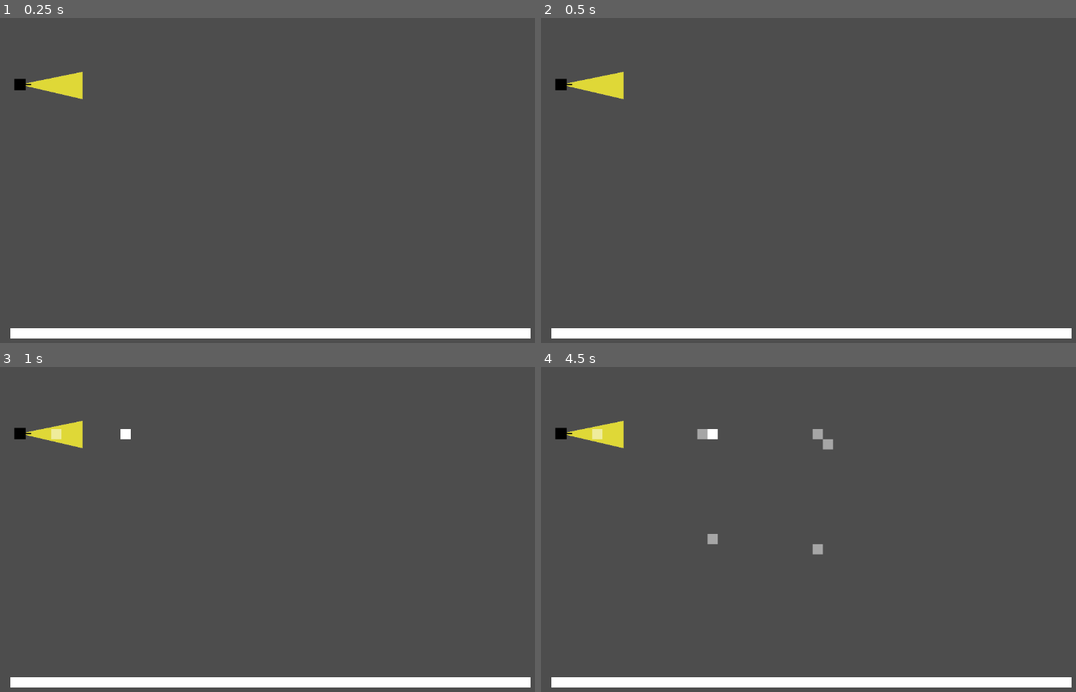
Above: before the commit, frames 1-4 (two rows, left to right).
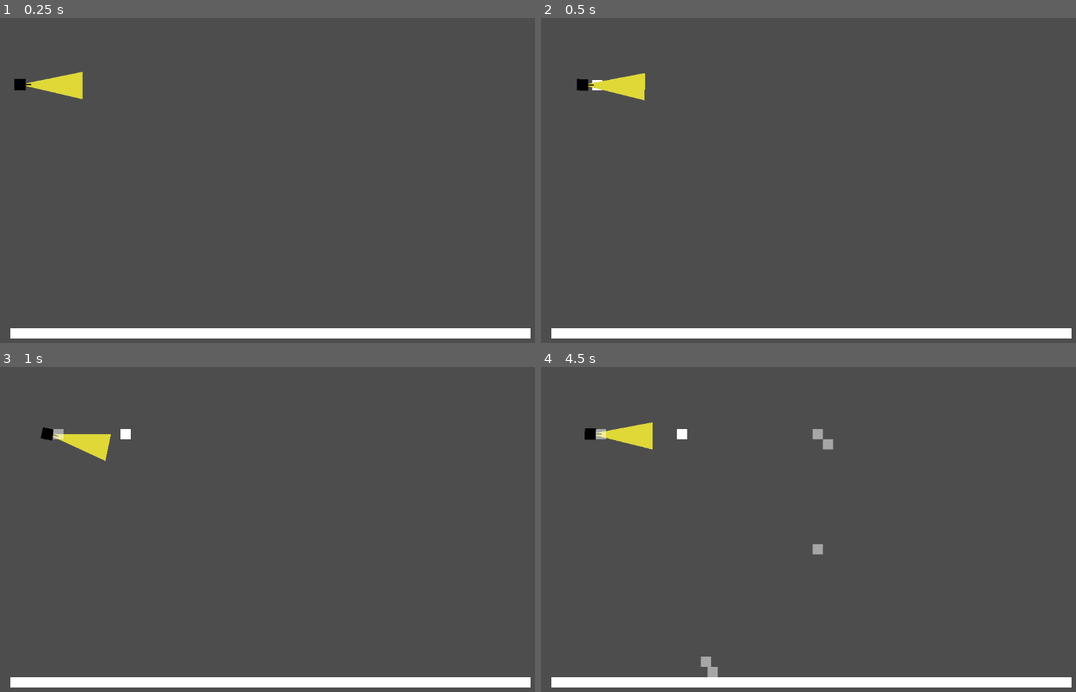
Above: after the commit, the same moments.

Repository: mk5med/godot-starting-fresh
Game: Godot game, scene res://scenes/main_scene.tscn
Same seed, same stepped clock (60 frames per second), same inputs: the game is played once before the commit and once after it.
Inputs:
- Up to frame 1 (0.25 s): no input
- Up to frame 2 (0.5 s): no input
- Up to frame 3 (1 s): tap Enter at 0.5 s; hold Right (ui_right) from 0.53 s (still down); tap \ (start_fresh) at 0.6 s
- Up to frame 4 (4.5 s): release Right (ui_right) at 1.28 s; hold Down (ui_down) 1.28-2.03 s; tap \ (start_fresh) every 0.75 s from 1.35 to 4.35 s; hold Right (ui_right) 2.03-2.78 s; hold Up (ui_up) 2.78-3.53 s; hold Left (ui_left) from 3.53 s (still down)

Frame 1 is identical in both runs. In frame 2, 0.7% of the frame differs, in the area x 2-20%, y 16-26%; in frame 3, 0.8%; in frame 4, 1.2%, in the area x 2-34%, y 16-96%.
Error before the commit: Parse Error: Class "Enemy" hides a global script class. (res://components/enemy/enemy.tscn::GDScript_6fuhi:2)

Commit message:
Add enemy search action

Diff:
--- a/components/enemy/Alertness.gd
+++ b/components/enemy/Alertness.gd
@@ -1,7 +1,7 @@
 class_name Alertness
 enum ALERT_LEVEL { CALM, LOW, HIGH }
 var alert: float = 0
-var speed: float = 2
+var speed: float = 3
 var baseAlert: float = 0
 var alertLevel: ALERT_LEVEL = ALERT_LEVEL.CALM
 
--- a/components/enemy/Hunt.gd
+++ b/components/enemy/Hunt.gd
@@ -27,11 +27,18 @@
 		return
 
 	# The hunt is SEARCHING or CHASING
-	self.enemy.look_at(suspiciousPos)
 
-	# Navigate towards the position
-	var dir = (suspiciousPos - self.enemy.position).normalized()
-	self.enemy.move_and_collide(dir * delta * 300)
+	if state == HUNT_STATE.CHASING:
+		self.enemy.look_at(suspiciousPos)
+
+		# Navigate towards the position
+		var dir = (suspiciousPos - self.enemy.position).normalized()
+		self.enemy.move_and_collide(dir * delta * 280)
+	else:
+		# The hunt is SEARCHING
+		# Rotate 360 degrees
+		self.enemy.rotate(PI / SEARCH_TIME * delta * 6)
+		pass
 
 
 func setSearchPos(pos: Vector2):
--- a/components/enemy/enemy.gd
+++ b/components/enemy/enemy.gd
@@ -1,6 +1,8 @@
 ## Enemy class
 class_name Enemy
+
 extends StaticBody2D
+
 enum ENEMY_STATE { IDLE, MOVING, HUNTING }
 
 var elapsed_time = 0
--- a/components/enemy/enemy.tscn
+++ b/components/enemy/enemy.tscn
@@ -1,95 +1,8 @@
 [gd_scene load_steps=6 format=3 uid="uid://bcjdwcdloq6fa"]
 
+[ext_resource type="Script" path="res://components/enemy/enemy.gd" id="1_74fya"]
 [ext_resource type="Texture2D" uid="uid://buq3bvyw1eehp" path="res://assets/enemy.png" id="2_0ksqu"]
 [ext_resource type="Texture2D" uid="uid://rkteka05dxkc" path="res://assets/enemy_detection_range.png" id="2_t6s1l"]
-
-[sub_resource type="GDScript" id="GDScript_6fuhi"]
-script/source = "## Enemy class
-class_name Enemy
-extends StaticBody2D
-enum ENEMY_STATE { IDLE, MOVING, HUNTING }
-
-var elapsed_time = 0
-var vision_range = 5
-@export var travel_points: Array[Vector2] = []
-
-var index = 0
-
-var baseState = ENEMY_STATE.IDLE
-var state: ENEMY_STATE = baseState
-var alertness = Alertness.new()
-var player: Player = null
-var hunt: Hunt = Hunt.new(self)
-
-
-func followPath(delta):
-	if len(travel_points) == 0:
-		return
-
-	# Find the direction from the target point to the current position in world space
-	var direction = (travel_points[index] - position).normalized()
-
-	look_at(direction)
-	move_and_collide(direction * delta)
-
-	# Increment the position to reach when the node is close enough
-	if (position - travel_points[index]).length() <= 5:
-		index += 1
-
-	# Loop back when the index exceeds the array size
-	if len(travel_points) <= index:
-		index = 0
-		return
-
-
-func _physics_process(delta):
-	elapsed_time += delta
-
-	# If the enemy is hunting
-	if state == ENEMY_STATE.HUNTING:
-		# Track the player while in range
-		if player != null:
-			hunt.setSearchPos(player.position)
-			hunt.setState(Hunt.HUNT_STATE.CHASING)
-		else:
-			hunt.setState(Hunt.HUNT_STATE.SEARCHING)
-
-		hunt.update(delta)
-
-		# Don't process further
-		if hunt.state != Hunt.HUNT_STATE.LOST:
-			return
-
-	# Update the alertness
-	alertness.update(player != null, delta)
-	var aLevel = alertness.alertLevel
-
-	if aLevel == Alertness.ALERT_LEVEL.CALM:
-		# Return to normal
-		state = baseState
-	elif aLevel == Alertness.ALERT_LEVEL.LOW:
-		# Stop and wait for something to happen
-		state = ENEMY_STATE.IDLE
-	elif aLevel == Alertness.ALERT_LEVEL.HIGH:
-		# Hunt the suspicious activity
-		state = ENEMY_STATE.HUNTING
-
-	if state == ENEMY_STATE.MOVING:
-		followPath(delta)
-
-
-func _on_detection_area_body_entered(body):
-	print(\"Entered \", body)
-	player = body
-	hunt.setSearchPos(player.position)
-	pass
-
-
-func _on_detection_area_body_exited(body):
-	print(\"Exited \", body)
-	player = null
-	pass
-"
 
 [sub_resource type="RectangleShape2D" id="RectangleShape2D_8ku6j"]
 
@@ -97,8 +10,7 @@
 size = Vector2(120.5, 46)
 
 [node name="enemy" type="StaticBody2D"]
-script = SubResource("GDScript_6fuhi")
-travel_points = null
+script = ExtResource("1_74fya")
 
 [node name="CollisionShape2D" type="CollisionShape2D" parent="."]
 shape = SubResource("RectangleShape2D_8ku6j")
--- a/components/enemy/enemymanager.gd
+++ b/components/enemy/enemymanager.gd
@@ -1,5 +1,5 @@
 # This script is active as a tool so paths can be rendered
-@tool
+# @tool
 
 ## Manages enemies in the level
 class_name EnemyManager
